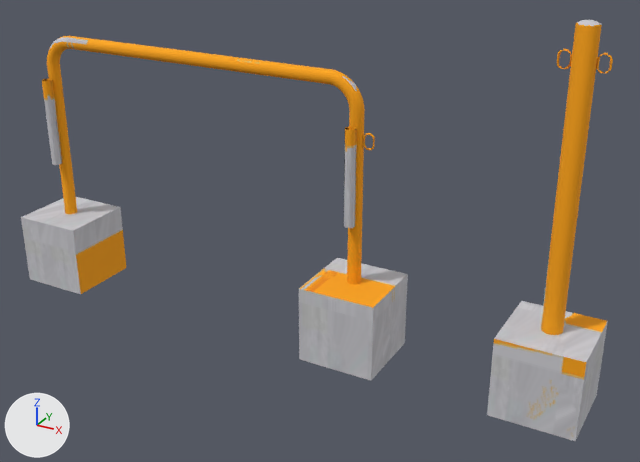
The glTF model public/models/lowpix/world/bollard_u.glb as it was, and as the next commit left it.
One viewpoint serves both versions: a 50 mm lens placed at (1.142, -1.845, 1.254), pointed at (0.126, 0.003, 0.33). The axes (+X, +Y, +Z) are drawn at lower left. The lights are the same throughout. The older version comes first. Where no turn or scale is listed for an object, it has been applied to the vertices. Vertices at exactly the same position are counted once.
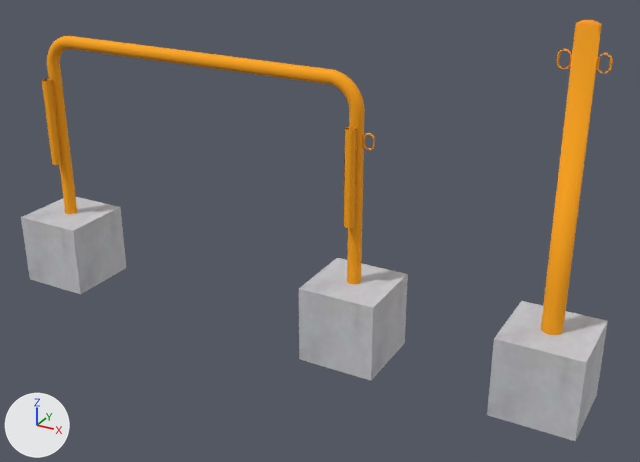
Location of each change, [x1, y1, x2, y2] in pixels of the pictures (640 x 462 px; the box of a moved part takes in the faces that stretch with it):
part 1 of me_mesh, moved or reshaped
    before: [560, 20, 589, 52]
    after: [560, 20, 599, 72]
part 2 of me_mesh, surface changed
    both: [29, 20, 608, 438]

The change, as a diff of the scene's bpy script:
```diff
--- a/public/models/lowpix/world/bollard_u.glb.py
+++ b/public/models/lowpix/world/bollard_u.glb.py
@@ me_mesh @@
 me_mesh.from_pydata(...)  # 1489 vertices, 2999 faces; spans x -0.85..0.85, y -0.11..0.11, z -0.46..0.46
 # used by ob_mesh; location = (0.0, 0.0, 0.463)
+# me_mesh part 1: 14 vertices moved within x 0.7..0.78, y -0.02..0.02, z 0.36..0.46
+# me_mesh part 2: 1514 kept faces spanning x -0.85..0.85, y -0.11..0.11, z -0.46..0.46 get new texture (UV) coordinates
 me_mesh.materials.append(mat_pixel_card)
```
